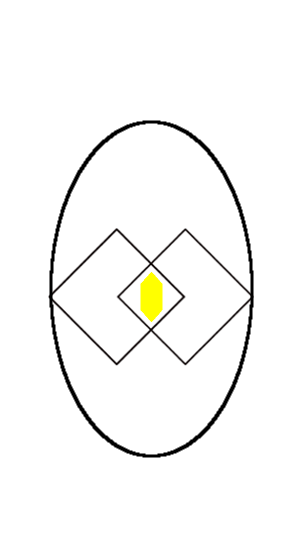
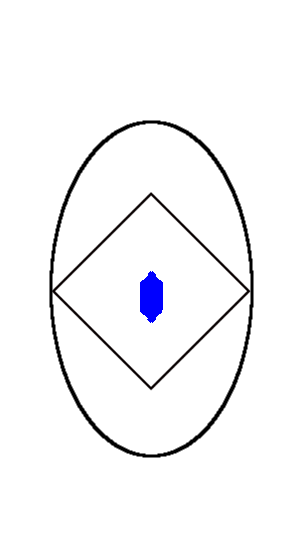
Layer changes from the first 300 × 550 image to the second:
painted on "stone" over [140, 271, 163, 323]
hid "fusedSigil" over [48, 228, 254, 366]
showed "sigil" over [52, 192, 251, 391]
